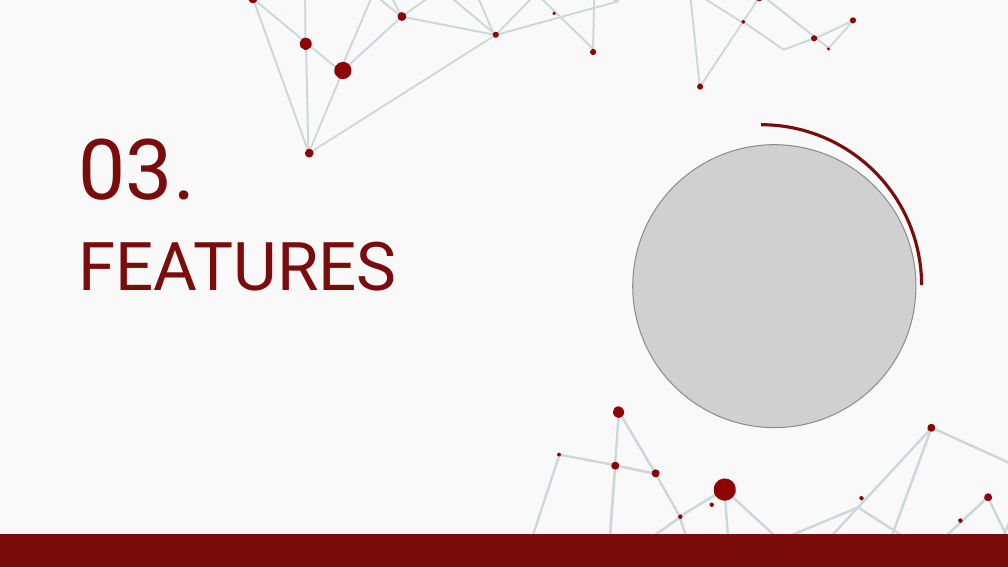
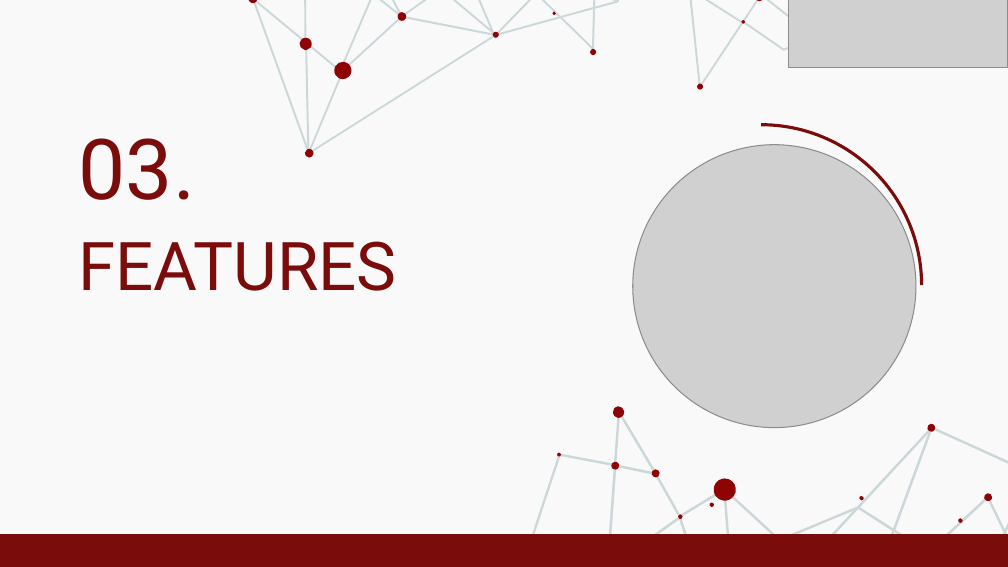
Before and after one commit to SmartHouse-Thesis/Main-Repository, a slide deck: slide 10 of Slide/ISHE_Nguyen_Tri_Thong_SP24SE201.pptx (slide 9 before the commit). Drawn at 1008x567 pixels with LibreOffice and Linux fonts; fonts in the diff are those of the drawing; grey boxes stand for pictures. Boxes give left, top, right and bottom in pixels: in the first picture for what was removed or moved away, otherwise in the second. Text is boxed around its words. In the diff, an @@ line names an element or a change of style, - is before the commit and + after.

```diff
--- a/Slide/ISHE_Nguyen_Tri_Thong_SP24SE201.pptx
+++ b/Slide/ISHE_Nguyen_Tri_Thong_SP24SE201.pptx
@@ picture added at box(788, 0, 1008, 68) @@
@@ group removed at box(811, 17, 856, 50): 6 freeform shapes @@
```
Also in this commit, not shown: 21 other slides changed, 14 slides added, 3 slides removed.
